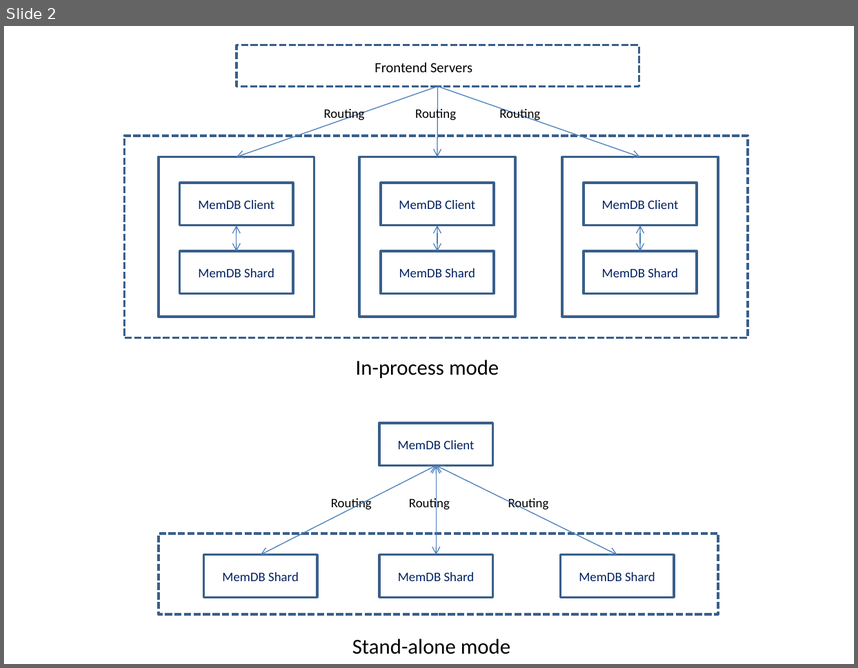
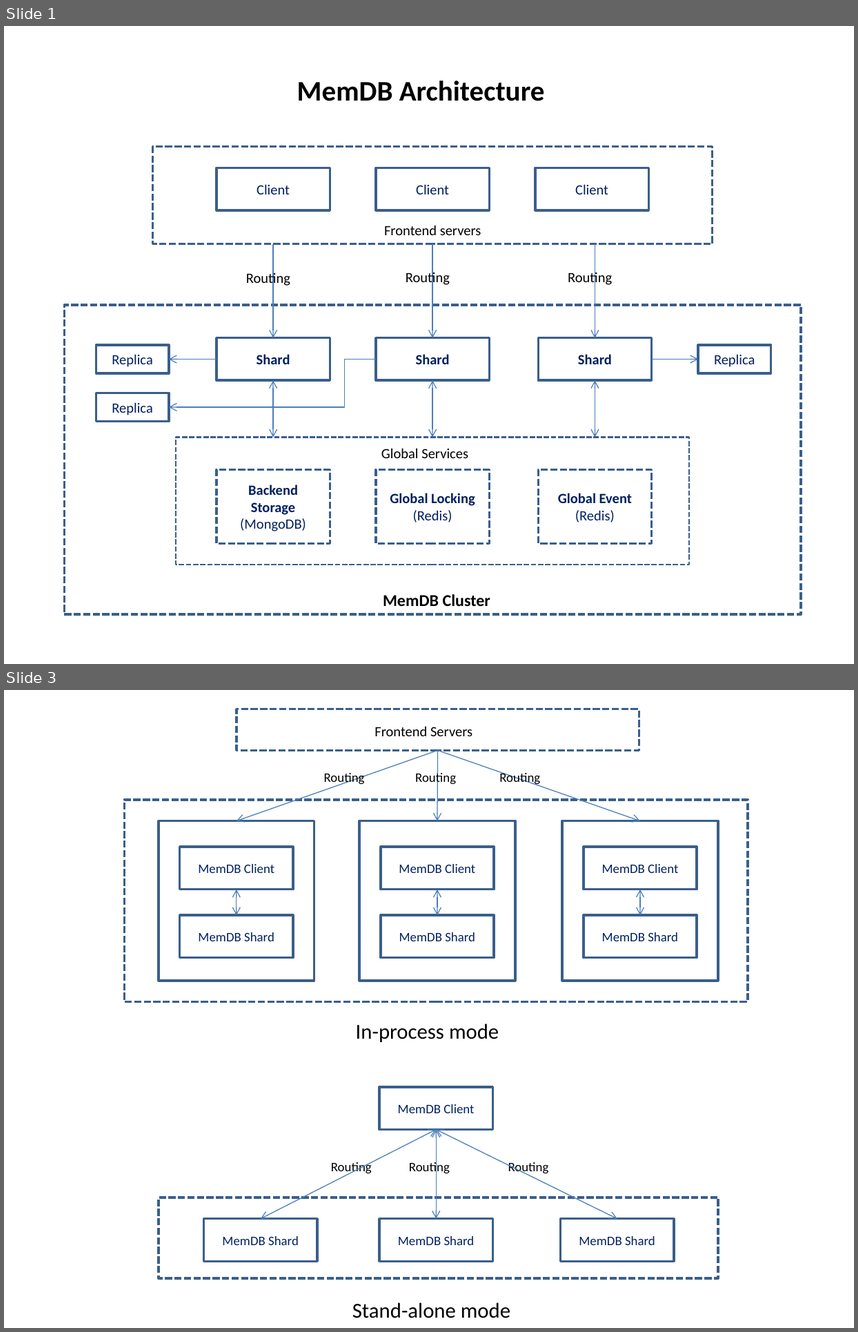
Before and after one commit to rain1017/memdb, a slide deck: doc/diagrams.pptx. Shown one above the other, each under a label of ours: slide 2 before the commit, slides 1 and 3 after it; the slides between them are not shown. The pictures are 858x668 and 858x1332 pixels, drawn with LibreOffice and Linux fonts; fonts in the diff are those of the drawing. Boxes give left, top, right and bottom in pixels: in the first picture for what was removed or moved away, otherwise in the second. Text is boxed around its words. In the diff, an @@ line names an element or a change of style, - is before the commit and + after.

```diff
--- a/doc/diagrams.pptx
+++ b/doc/diagrams.pptx
@@ slide 1 added at (4,26,854,664), background #FFFFFF @@
@@ text added at (297,81,545,101), 24 pt, text #000000, bold @@
+MemDB Architecture
@@ rectangle added at (153,147,712,245), outline #3A5F8C 2 pt dashed @@
@@ rectangle added at (217,168,330,210), outline #3A5F8C 2 pt, 12 pt, text #002060 @@
+Client
@@ rectangle added at (377,168,489,210), outline #3A5F8C 2 pt, 12 pt, text #002060 @@
+Client
@@ rectangle added at (535,168,648,210), outline #3A5F8C 2 pt, 12 pt, text #002060 @@
+Client
@@ text added at (384,225,481,235), 12 pt, text #000000 @@
+Frontend servers
@@ arrow added from (274, 243) to (274, 338), #4B7EBC 0.75 pt @@
@@ arrow added from (432, 243) to (432, 338), #4B7EBC 0.75 pt @@
@@ arrow added from (595, 243) to (595, 338), #4B7EBC 0.75 pt @@
@@ text added at (246,271,290,287), 12 pt, text #000000 @@
+Routing
@@ text added at (406,270,450,286), 12 pt, text #000000 @@
+Routing
@@ text added at (568,270,612,286), 12 pt, text #000000 @@
+Routing
@@ rectangle added at (64,305,802,615), outline #3A5F8C 2 pt dashed @@
@@ rectangle added at (96,345,169,373), outline #3A5F8C 2 pt, 12 pt, text #002060 @@
+Replica
@@ rectangle added at (217,338,330,381), outline #3A5F8C 2 pt, 12 pt, text #002060, bold @@
+Shard
@@ rectangle added at (377,338,489,381), outline #3A5F8C 2 pt, 12 pt, text #002060, bold @@
+Shard
@@ rectangle added at (539,338,652,381), outline #3A5F8C 2 pt, 12 pt, text #002060, bold @@
+Shard
@@ rectangle added at (699,345,771,373), outline #3A5F8C 2 pt, 12 pt, text #002060 @@
+Replica
@@ arrow added from (217, 359) to (169, 359), #4B7EBC 0.75 pt @@
@@ elbow arrow added from (377, 359) to (169, 407), #4B7EBC 0.75 pt @@
@@ arrow added from (652, 359) to (699, 359), #4B7EBC 0.75 pt @@
@@ rectangle added at (96,392,169,421), outline #3A5F8C 2 pt, 12 pt, text #002060 @@
+Replica
@@ double arrow added from (274, 381) to (274, 437), #4B7EBC 0.75 pt @@
@@ double arrow added from (432, 381) to (432, 437), #4B7EBC 0.75 pt @@
@@ double arrow added from (595, 437) to (595, 381), #4B7EBC 0.75 pt @@
@@ rectangle added at (176,437,689,564), outline #3A5F8C 1.5 pt dashed @@
@@ text added at (381,448,468,458), 12 pt, text #000000 @@
+Global Services
@@ rectangle added at (217,470,330,544), outline #3A5F8C 2 pt dashed, 12 pt, text #002060, bold @@
+Backend Storage
+(MongoDB)
@@ rectangle added at (377,470,489,544), outline #3A5F8C 2 pt dashed, 12 pt, text #002060, bold @@
+Global Locking
+(Redis)
@@ rectangle added at (539,470,652,544), outline #3A5F8C 2 pt dashed, 12 pt, text #002060, bold @@
+Global Event
+(Redis)
@@ text added at (383,594,490,606), 14 pt, text #000000, bold @@
+MemDB Cluster
@@ what was slide 2 is now slide 3 @@
```
Also in this commit, not shown: 1 slide changed, 12 other files.
